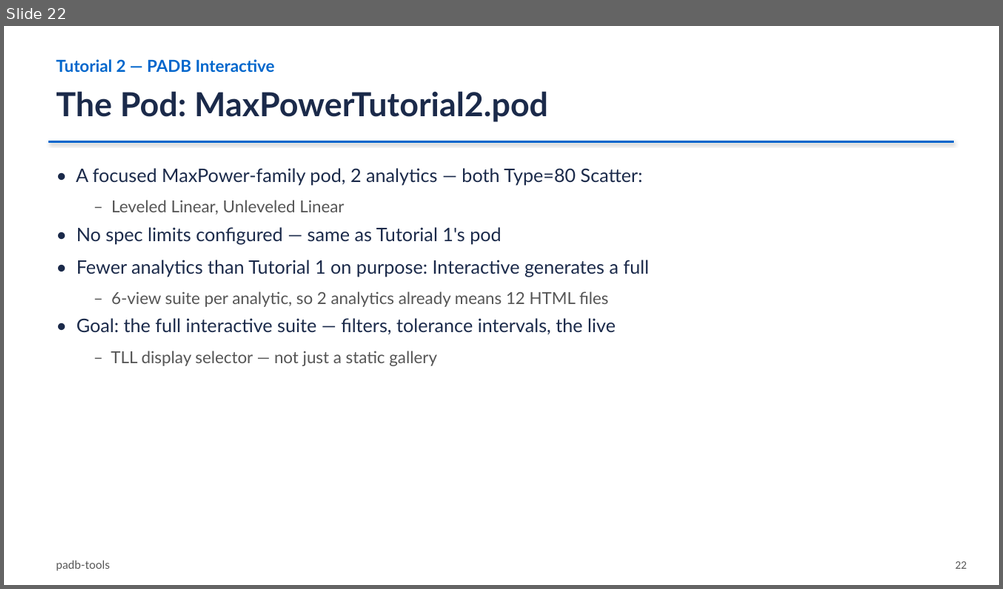
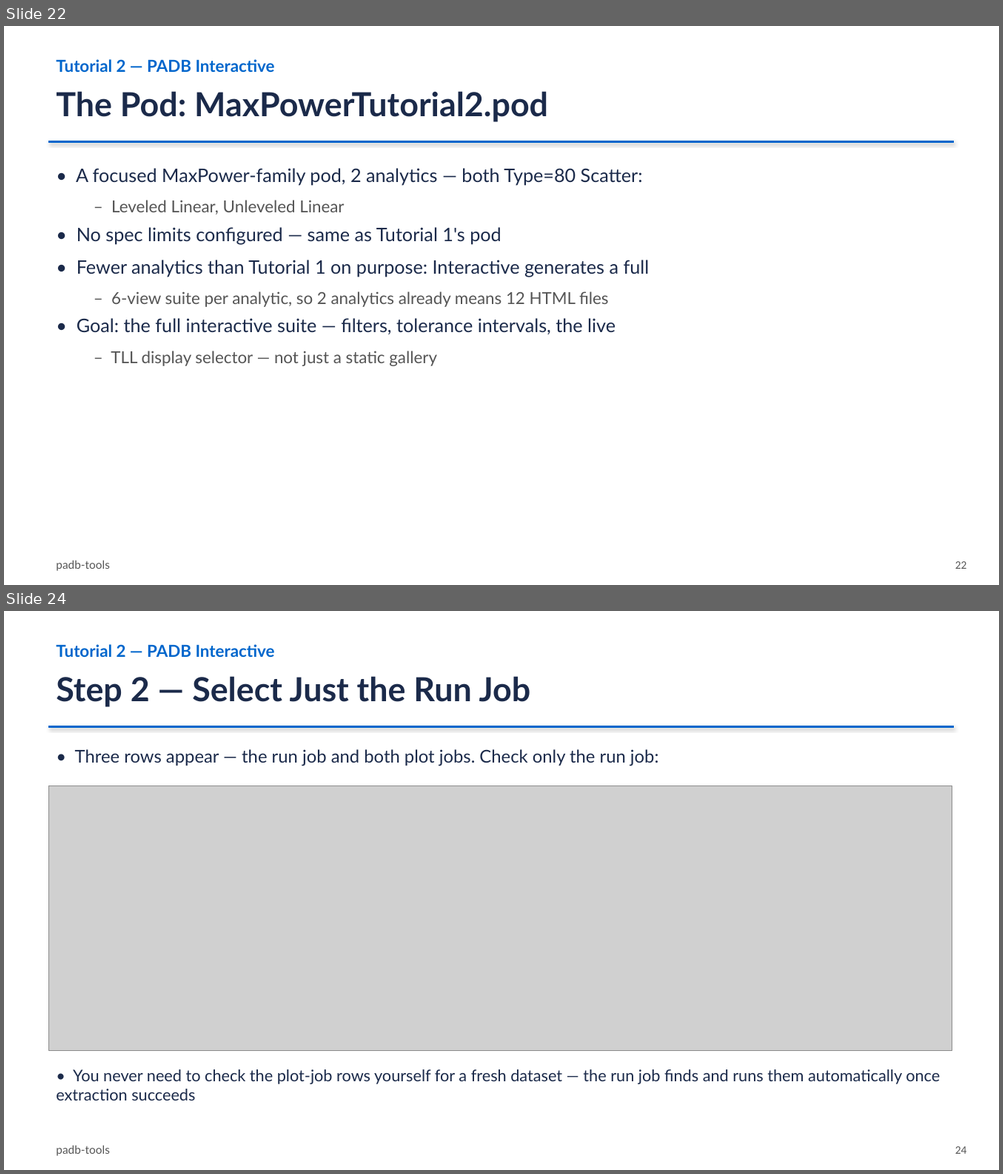
Before and after one commit to damurray/padb-tools, a slide deck: PADB_Simple_and_Interactive.pptx. Shown one above the other, each under a label of ours: slide 22 before the commit, slides 22 and 24 after it; the slides between them are not shown. The pictures are 1003x589 and 1003x1174 pixels, drawn with LibreOffice and Linux fonts; fonts in the diff are those of the drawing; grey boxes stand for pictures. Boxes give left, top, right and bottom in pixels: in the first picture for what was removed or moved away, otherwise in the second. Text is boxed around its words. In the diff, an @@ line names an element or a change of style, - is before the commit and + after.

Commit message:
Update Tutorial 1 & 2 slides to the GUI-first web app flow
Replaced the CLI command/output code blocks in Tutorial 1 (slides 19-20)
and Tutorial 2 (slides 23-25) with real screenshots of the actual web
app performing each step -- drop pod, generate job, select the run job,
watch it auto-chain extraction + plot builds. Slide count/numbering
preserved exactly (appendix etc. unaffected).

Screenshots are built from real API responses (pod analytics, generated
job.json content) rendered through static HTML fixtures using the real
app.css, not fabricated mockups. Also caught and fixed a real accuracy
bug in the process: the original Tutorial 2 slides (and my first draft
of the replacement) claimed MaxPowerTutorial2 was Room-only -> scatter+
boxplot only, but its real extracted CSV has 3 temperatures (Room, 20C,
30C) and genuinely builds the full six-view suite -- confirmed against
Slide 26's own real "12 links" screenshot, which the old Step 3 slide
contradicted. Fixed with accurate log content matching padb_v2.py's
actual multi-temp code path (no announcement print, straight to all six
views).

```diff
--- a/PADB_Simple_and_Interactive.pptx
+++ b/PADB_Simple_and_Interactive.pptx
@@ slide 24 added at box(4, 611, 999, 1170), background #FFFFFF @@
@@ text added at box(56, 644, 275, 657), 16 pt, text #0066CC, bold @@
+Tutorial 2 — PADB Interactive
@@ text added at box(56, 676, 531, 707), 32 pt, text #1B2A4A, bold @@
+Step 2 — Select Just the Run Job
@@ line added from (48, 726) to (954, 726), #0066CC 2.25 pt @@
@@ text added at box(75, 749, 659, 766), 17 pt, text #1B2A4A @@
+• Three rows appear — the run job and both plot jobs. Check only the run job:
@@ picture added at box(48, 786, 951, 1051) @@
@@ text added at box(56, 1070, 939, 1101), 15.5 pt, text #1B2A4A @@
+• You never need to check the plot-job rows yourself for a fresh dataset — the run job finds and runs them automatically once extraction succeeds
@@ text added at box(56, 1145, 110, 1156), 11 pt, text #555555 @@
+padb-tools
@@ text added at box(955, 1147, 967, 1154), 11 pt, text #555555 @@
+24
```
Also in this commit, not shown: 2 slides changed, 2 other slides added, 3 slides removed, 7 other files.
